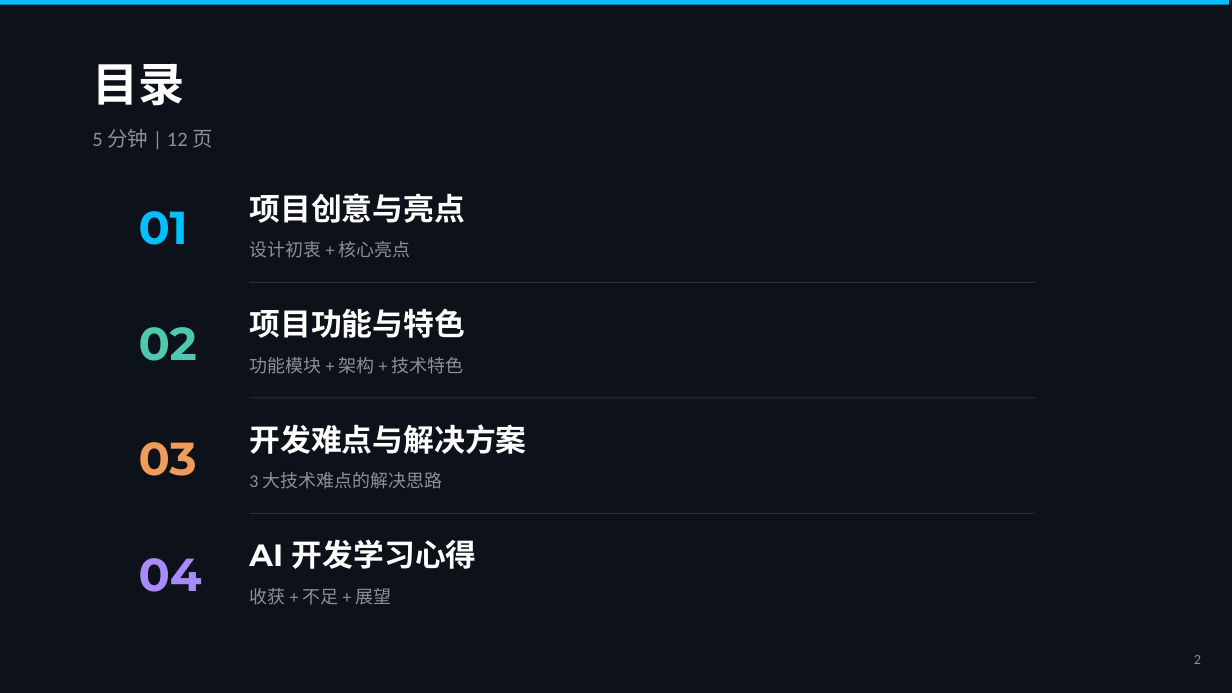
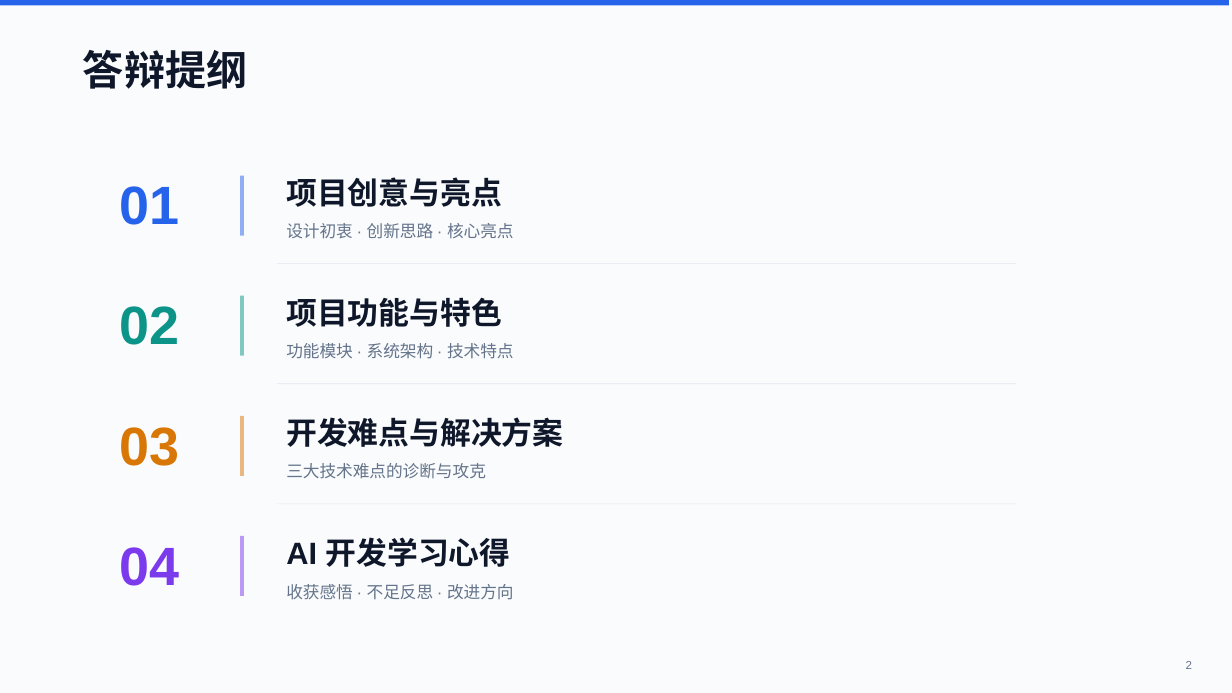
Before and after one commit to ct0307/task-management-system, a slide deck: slide 2 of ppt/轻量化任务管理系统_答辩PPT.pptx. Drawn at 1232x693 pixels with LibreOffice and Linux fonts; fonts in the diff are those of the drawing. Boxes give left, top, right and bottom in pixels: in the first picture for what was removed or moved away, otherwise in the second. Text is boxed around its words. In the diff, an @@ line names an element or a change of style, - is before the commit and + after.

```diff
--- a/ppt/轻量化任务管理系统_答辩PPT.pptx
+++ b/ppt/轻量化任务管理系统_答辩PPT.pptx
@@ background #0D111A to #FAFBFC @@
@@ rectangle at (0, 0, 1229, 6): fill #00BFFF to #2563EB @@
@@ text at (83, 50, 247, 89): text changed; size 36 to 32 pt; font Montserrat to Arial; text colour #FFFFFF to #0F172A @@
-目录
+答辩提纲
@@ text removed at (92, 129, 213, 148) @@
-5 分钟 | 12 页
@@ text "01": place and size @@
-text "01" at (139, 211, 188, 245)
+text "01" at (120, 186, 180, 225)
@@ text "01" at (120, 186, 180, 225): size 36 to 42 pt, font Montserrat to Arial, text colour #00BFFF to #2563EB @@
@@ rectangle added at (240, 176, 244, 236), fill #2563EB at 50% opacity @@
@@ text "项目创意与亮点": place and size @@
-text "项目创意与亮点" at (249, 193, 465, 223)
+text "项目创意与亮点" at (286, 177, 502, 207)
@@ text at (286, 223, 514, 239): text changed; size 14 to 13 pt; font Calibri to Arial; text colour #8A8F9A to #64748B @@
-设计初衷 + 核心亮点
+设计初衷 · 创新思路 · 核心亮点
@@ rectangle: place and size @@
-rectangle at (250, 282, 1035, 283)
+rectangle at (277, 263, 1017, 264)
@@ text "02": place and size @@
-text "02" at (139, 327, 197, 361)
+text "02" at (120, 306, 180, 345)
@@ text "02" at (120, 306, 180, 345): size 36 to 42 pt, font Montserrat to Arial, text colour #4EC9B0 to #0D9488 @@
@@ rectangle added at (240, 296, 244, 356), fill #0D9488 at 50% opacity @@
@@ font Montserrat to Arial, text colour #FFFFFF to #0F172A in 4 elements at (286, 177, 502, 207), (286, 537, 511, 567), (286, 417, 563, 447), (286, 297, 502, 327) @@
@@ text "项目功能与特色": place and size @@
-text "项目功能与特色" at (249, 308, 465, 338)
+text "项目功能与特色" at (286, 297, 502, 327)
@@ text at (286, 343, 514, 359): text changed; size 14 to 13 pt; font Calibri to Arial; text colour #8A8F9A to #64748B @@
-功能模块 + 架构 + 技术特色
+功能模块 · 系统架构 · 技术特点
@@ fill #2A2F3E to #E2E8F0 in 3 elements at (277, 263, 1017, 264), (277, 504, 1017, 505), (277, 384, 1017, 384) @@
@@ rectangle: place and size @@
-rectangle at (250, 397, 1035, 398)
+rectangle at (277, 384, 1017, 384)
@@ text "03": place and size @@
-text "03" at (139, 442, 197, 476)
+text "03" at (120, 427, 180, 466)
@@ text "03" at (120, 427, 180, 466): size 36 to 42 pt, font Montserrat to Arial, text colour #F09B59 to #D97706 @@
@@ rectangle added at (240, 416, 244, 476), fill #D97706 at 50% opacity @@
@@ text "开发难点与解决方案": place and size @@
-text "开发难点与解决方案" at (249, 424, 526, 454)
+text "开发难点与解决方案" at (286, 417, 563, 447)
@@ text at (286, 463, 486, 479): text changed; size 14 to 13 pt; font Calibri to Arial; text colour #8A8F9A to #64748B @@
-3 大技术难点的解决思路
+三大技术难点的诊断与攻克
@@ rectangle: place and size @@
-rectangle at (250, 513, 1035, 514)
+rectangle at (277, 504, 1017, 505)
@@ text "04": place and size @@
-text "04" at (139, 558, 202, 592)
+text "04" at (120, 547, 180, 586)
@@ text "04" at (120, 547, 180, 586): size 36 to 42 pt, font Montserrat to Arial, text colour #A78BFA to #7C3AED @@
@@ rectangle added at (240, 536, 244, 596), fill #7C3AED at 50% opacity @@
@@ text "AI 开发学习心得": place and size @@
-text "AI 开发学习心得" at (249, 539, 477, 569)
+text "AI 开发学习心得" at (286, 537, 511, 567)
@@ text at (286, 584, 514, 600): text changed; size 14 to 13 pt; font Calibri to Arial; text colour #8A8F9A to #64748B @@
-收获 + 不足 + 展望
+收获感悟 · 不足反思 · 改进方向
@@ text "2": place and size @@
-text "2" at (1194, 655, 1201, 664)
+text "2" at (1186, 661, 1192, 669)
@@ text "2" at (1186, 661, 1192, 669): size 11 to 9 pt, font Calibri to Arial, text colour #8A8F9A to #64748B @@
```
Also in this commit, not shown: 9 other slides changed, 6 slides added, 2 slides removed, 7 other files.
